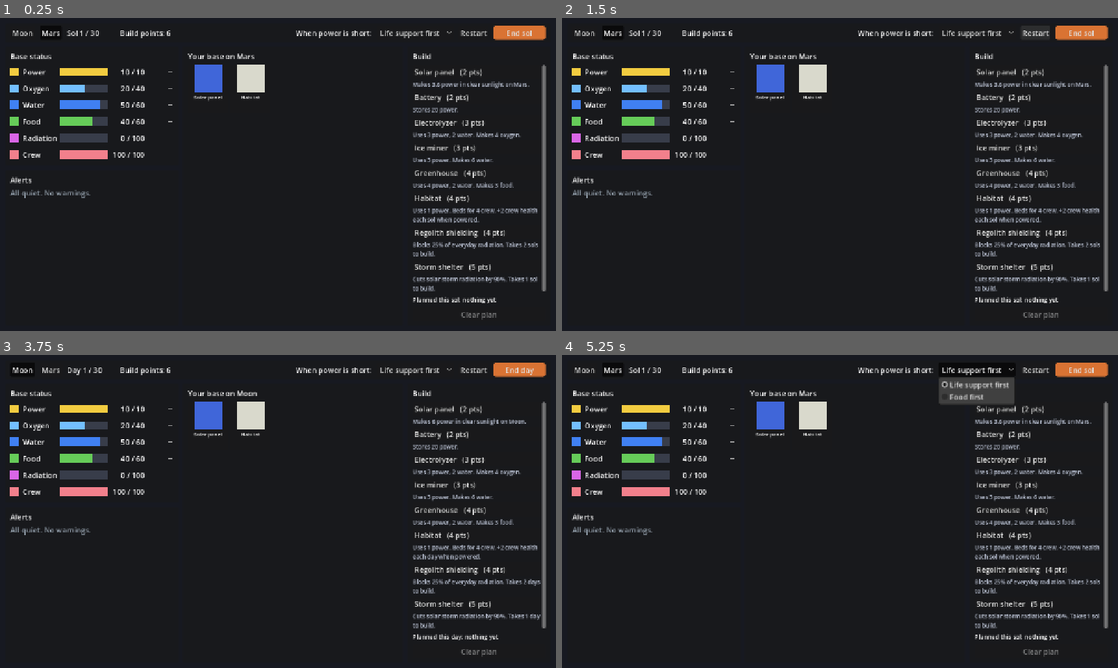
Above: before the commit, frames 1-4 (two rows, left to right).
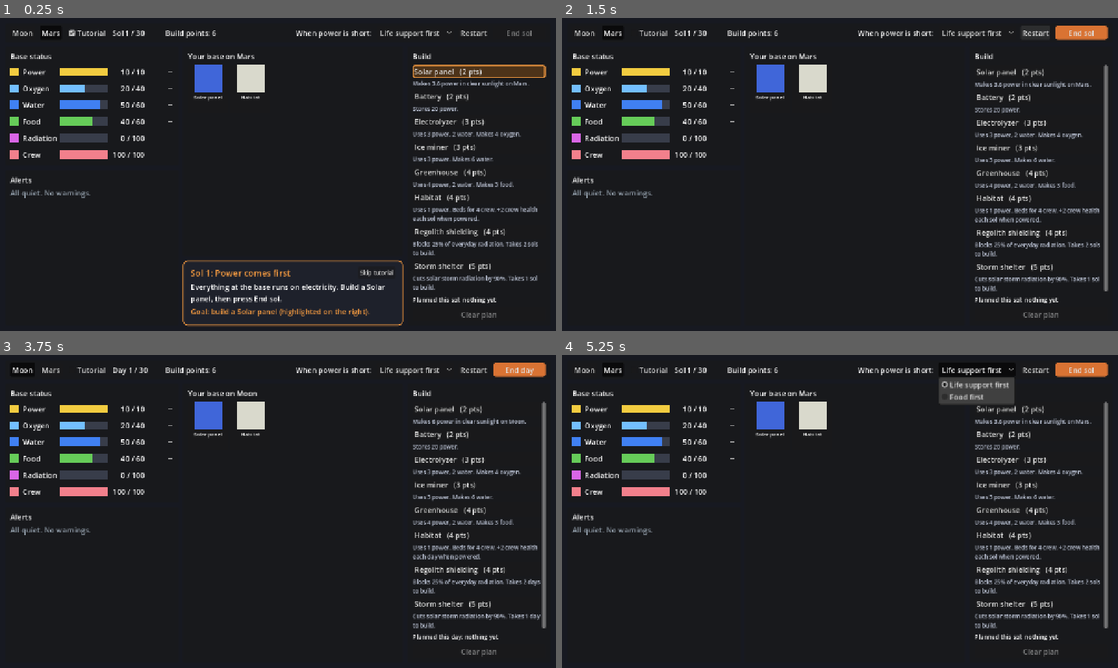
Above: after the commit, the same moments.

Repository: a77chand/apogeic
Game: Godot game, scene res://scenes/main.tscn
The game is run twice, just before and just after one commit, with the same random seed, the same clock (stepped at 60 frames per second) and the same inputs.
Inputs (mouse positions are in pixels of both pictures, inside the frame that each line leads up to):
- Up to frame 1 (0.25 s): no input
- Up to frame 2 (1.5 s): click (650, 33) at 0.5 s, where only the run after the commit has a clickable "Tutorial"; click "Restart" at 1.25 s
- Up to frame 3 (3.75 s): click "Restart" at 2 s; click "Restart" at 2.75 s; click "Moon" at 3.5 s
- Up to frame 4 (5.25 s): click "Mars" at 4.25 s; click "Life support first" at 5 s

The runs differ from the first frame. In frame 1, 6.8% of the frame differs, in the area x 12-99%, y 2-99%; in frame 2, 0.3%; in frame 3, 0.3%; in frame 4, 0.3%.

Commit message:
Stage G: tutorial for sols 1 to 5
tutorial_panel shows each step from tutorial.json, highlights the goal module
in the build menu, and makes End sol wait until the goal is planned (only
while it is affordable, so nobody gets stuck). Sol 4 shows different text if
the player has no shelter. Adds a Tutorial checkbox and a Skip button. The UI
test walks through the whole tutorial and checks the shelter cuts the storm
dose and the report says so.

Diff:
--- a/data/tutorial.json
+++ b/data/tutorial.json
@@ -8,7 +8,7 @@
     {
       "sol": {"value": 1, "source": "placeholder"},
       "title": "Power comes first",
-      "text": "Everything at the base runs on electricity. Build a Solar panel, then press End sol.",
+      "text": "Everything at the base runs on electricity. Build a Solar panel, then press End {day}.",
       "goal_build": "solar_panel"
     },
     {
@@ -20,13 +20,15 @@
     {
       "sol": {"value": 3, "source": "placeholder"},
       "title": "Storm warning!",
-      "text": "The Sun flared. Radiation arrives next sol. Build a Storm shelter now. It takes one sol to finish, so it is ready just in time.",
+      "text": "The Sun flared. Radiation arrives next {day}. Build a Storm shelter now. It takes one {day} to finish, so it is ready just in time.",
       "goal_build": "storm_shelter"
     },
     {
       "sol": {"value": 4, "source": "placeholder"},
       "title": "Into the shelter",
-      "text": "The solar particle event is here. Your crew hides in the shelter and gets only a small dose. Without it they could get sick. End the sol and read the report.",
+      "text": "The solar particle event is here. Your crew hides in the shelter and gets only a small dose. Without it they could get sick. End the {day} and read the report.",
+      "needs_module": "storm_shelter",
+      "text_if_missing": "The solar particle event is here, and there is no storm shelter. End the {day} and read the report to see what radiation does to the crew. Build a shelter before the next one!",
       "goal_build": ""
     },
     {
--- a/scenes/main.tscn
+++ b/scenes/main.tscn
@@ -8,6 +8,7 @@
 [ext_resource type="PackedScene" path="res://scenes/ui/alerts_panel.tscn" id="6_alerts"]
 [ext_resource type="PackedScene" path="res://scenes/ui/report_panel.tscn" id="7_report"]
 [ext_resource type="PackedScene" path="res://scenes/ui/end_screen.tscn" id="8_end"]
+[ext_resource type="PackedScene" path="res://scenes/ui/tutorial_panel.tscn" id="9_tutorial"]
 
 [node name="Main" type="Control"]
 layout_mode = 3
@@ -71,7 +72,17 @@
 [node name="AlertsPanel" parent="Margin/Layout/Body/LeftColumn" instance=ExtResource("6_alerts")]
 layout_mode = 2
 
-[node name="BaseView" parent="Margin/Layout/Body" instance=ExtResource("4_base")]
+[node name="CenterColumn" type="VBoxContainer" parent="Margin/Layout/Body"]
+layout_mode = 2
+size_flags_horizontal = 3
+theme_override_constants/separation = 10
+
+[node name="BaseView" parent="Margin/Layout/Body/CenterColumn" instance=ExtResource("4_base")]
+layout_mode = 2
+size_flags_vertical = 3
+
+[node name="TutorialPanel" parent="Margin/Layout/Body/CenterColumn" instance=ExtResource("9_tutorial")]
+visible = false
 layout_mode = 2
 
 [node name="BuildMenu" parent="Margin/Layout/Body" instance=ExtResource("5_build")]
--- a/scenes/ui/top_bar.tscn
+++ b/scenes/ui/top_bar.tscn
@@ -27,6 +27,12 @@
 tooltip_text = "Play on Mars (starts a new game)"
 toggle_mode = true
 text = "Mars"
+
+[node name="TutorialCheck" type="CheckBox" parent="Margin/HBox"]
+layout_mode = 2
+tooltip_text = "Guided first 5 sols (starts a new game)"
+button_pressed = true
+text = "Tutorial"
 
 [node name="SolLabel" type="Label" parent="Margin/HBox"]
 custom_minimum_size = Vector2(110, 0)
--- /dev/null
+++ b/scenes/ui/tutorial_panel.tscn
@@ -0,0 +1,41 @@
+[gd_scene format=3]
+
+[ext_resource type="Script" path="res://scripts/ui/tutorial_panel.gd" id="1_tut"]
+
+[node name="TutorialPanel" type="PanelContainer"]
+custom_minimum_size = Vector2(0, 150)
+script = ExtResource("1_tut")
+
+[node name="Margin" type="MarginContainer" parent="."]
+layout_mode = 2
+theme_override_constants/margin_left = 16
+theme_override_constants/margin_top = 12
+theme_override_constants/margin_right = 16
+theme_override_constants/margin_bottom = 12
+
+[node name="VBox" type="VBoxContainer" parent="Margin"]
+layout_mode = 2
+theme_override_constants/separation = 6
+
+[node name="Header" type="HBoxContainer" parent="Margin/VBox"]
+layout_mode = 2
+
+[node name="Title" type="Label" parent="Margin/VBox/Header"]
+layout_mode = 2
+size_flags_horizontal = 3
+theme_override_colors/font_color = Color(0.95, 0.6, 0.25, 1)
+theme_override_font_sizes/font_size = 20
+text = "Tutorial"
+
+[node name="SkipButton" type="Button" parent="Margin/VBox/Header"]
+layout_mode = 2
+theme_override_font_sizes/font_size = 13
+text = "Skip tutorial"
+
+[node name="Body" type="Label" parent="Margin/VBox"]
+layout_mode = 2
+autowrap_mode = 3
+
+[node name="Goal" type="Label" parent="Margin/VBox"]
+layout_mode = 2
+autowrap_mode = 3
--- a/scripts/ui/build_menu.gd
+++ b/scripts/ui/build_menu.gd
@@ -40,6 +40,21 @@
 		info.add_theme_font_size_override("font_size", 13)
 		info.modulate = Color(0.75, 0.78, 0.85)
 		list.add_child(info)
+
+
+## Puts an orange frame around one module's button (the tutorial goal). "" clears it.
+func highlight(module_id: String) -> void:
+	for id in buttons:
+		var button: Button = buttons[id]
+		if id == module_id:
+			var frame := StyleBoxFlat.new()
+			frame.bg_color = Color(0.3, 0.2, 0.1)
+			frame.border_color = Color(0.95, 0.6, 0.25)
+			frame.set_border_width_all(3)
+			frame.set_corner_radius_all(4)
+			button.add_theme_stylebox_override("normal", frame)
+		else:
+			button.remove_theme_stylebox_override("normal")
 
 
 func show_state(sim, state: Dictionary, planned: Array) -> void:
--- a/scripts/ui/main.gd
+++ b/scripts/ui/main.gd
@@ -12,6 +12,7 @@
 var state: Dictionary         # the current game state (see outpost_sim.gd new_game)
 var scenario_id := "mars"
 var tutorial_on := true
+var tutorial_skipped := false   # "Skip tutorial" hides the guide for this game
 var planned_builds: Array = []  # modules ordered this sol, sent with End sol
 var chosen_priority := ""
 var last_report: Array = []
@@ -22,7 +23,8 @@
 @onready var alerts_panel = $Margin/Layout/Body/LeftColumn/AlertsPanel
 @onready var report_panel = $ReportPanel
 @onready var end_screen = $EndScreen
-@onready var base_view = $Margin/Layout/Body/BaseView
+@onready var base_view = $Margin/Layout/Body/CenterColumn/BaseView
+@onready var tutorial_panel = $Margin/Layout/Body/CenterColumn/TutorialPanel
 @onready var build_menu = $Margin/Layout/Body/BuildMenu
 @onready var error_label: Label = $ErrorLabel
 
@@ -43,6 +45,8 @@
 	top_bar.priority_selected.connect(_on_priority_selected)
 	top_bar.restart_pressed.connect(start_game)
 	top_bar.end_sol_pressed.connect(end_sol)
+	top_bar.tutorial_toggled.connect(_on_tutorial_toggled)
+	tutorial_panel.skip_requested.connect(_on_tutorial_skipped)
 	build_menu.build_requested.connect(plan_build)
 	build_menu.clear_requested.connect(clear_plan)
 	end_screen.restart_requested.connect(start_game)
@@ -54,6 +58,7 @@
 	sim = OutpostSim.new(data, scenario_id, tutorial_on)
 	state = sim.new_game(randi())  # Godot picks a random seed at startup
 	planned_builds = []
+	tutorial_skipped = false
 	chosen_priority = state.power_priority
 	last_report = []
 	report_panel.hide()
@@ -64,7 +69,7 @@
 
 
 func end_sol() -> void:
-	if state.status != "playing":
+	if state.status != "playing" or tutorial_block() != "":
 		return
 	var finished_sol: int = state.sol
 	var result: Dictionary = sim.tick(state, {"build": planned_builds, "power_priority": chosen_priority})
@@ -81,11 +86,24 @@
 
 ## Redraws every UI piece from the current state.
 func refresh() -> void:
-	top_bar.show_state(state, chosen_priority, points_left())
+	top_bar.show_state(state, chosen_priority, points_left(), tutorial_block())
 	meter_panel.show_state(sim, state)
 	alerts_panel.show_state(sim, state)
 	base_view.show_state(sim, state, planned_builds)
 	build_menu.show_state(sim, state, planned_builds)
+	if tutorial_skipped:
+		tutorial_panel.hide()
+		build_menu.highlight("")
+	else:
+		tutorial_panel.show_state(sim, state, planned_builds)
+		build_menu.highlight(tutorial_panel.goal_module(sim, state))
+
+
+## Why End sol must wait for the tutorial goal, or "" if it may go ahead.
+func tutorial_block() -> String:
+	if tutorial_skipped:
+		return ""
+	return tutorial_panel.blocking_reason(sim, state, planned_builds)
 
 
 ## Adds a module to this sol's plan if the sim says it's allowed.
@@ -114,6 +132,16 @@
 		start_game()
 
 
+func _on_tutorial_toggled(on: bool) -> void:
+	tutorial_on = on
+	start_game()
+
+
+func _on_tutorial_skipped() -> void:
+	tutorial_skipped = true
+	refresh()
+
+
 func _on_priority_selected(priority_id: String) -> void:
 	chosen_priority = priority_id
 	refresh()
--- a/scripts/ui/top_bar.gd
+++ b/scripts/ui/top_bar.gd
@@ -4,11 +4,13 @@
 
 signal mode_selected(scenario_id: String)
 signal priority_selected(priority_id: String)
+signal tutorial_toggled(on: bool)
 signal restart_pressed
 signal end_sol_pressed
 
 @onready var moon_button: Button = $Margin/HBox/MoonButton
 @onready var mars_button: Button = $Margin/HBox/MarsButton
+@onready var tutorial_check: CheckBox = $Margin/HBox/TutorialCheck
 @onready var sol_label: Label = $Margin/HBox/SolLabel
 @onready var points_label: Label = $Margin/HBox/PointsLabel
 @onready var priority_option: OptionButton = $Margin/HBox/PriorityOption
@@ -26,6 +28,7 @@
 	restart_button.pressed.connect(func(): restart_pressed.emit())
 	end_sol_button.pressed.connect(func(): end_sol_pressed.emit())
 	priority_option.item_selected.connect(_on_priority_item_selected)
+	tutorial_check.toggled.connect(func(on): tutorial_toggled.emit(on))
 	# Make End sol stand out: it's the main button of the game.
 	var accent := StyleBoxFlat.new()
 	accent.bg_color = Color(0.85, 0.45, 0.2)
@@ -44,13 +47,16 @@
 		priority_option.set_item_metadata(priority_option.item_count - 1, id)
 
 
-func show_state(state: Dictionary, chosen_priority: String, points_left: int) -> void:
+## `blocked_reason` is non-empty when End sol must wait (the tutorial goal).
+func show_state(state: Dictionary, chosen_priority: String, points_left: int, blocked_reason: String = "") -> void:
 	moon_button.set_pressed_no_signal(state.scenario == "moon")
 	mars_button.set_pressed_no_signal(state.scenario == "mars")
 	sol_label.text = "%s %d / %d" % [state.day_word, state.sol, state.max_sols]
 	points_label.text = "Build points: %d" % points_left
 	end_sol_button.text = "End %s" % str(state.day_word).to_lower()
-	end_sol_button.disabled = state.status != "playing"
+	end_sol_button.disabled = state.status != "playing" or blocked_reason != ""
+	end_sol_button.tooltip_text = blocked_reason
+	tutorial_check.set_pressed_no_signal(state.tutorial)
 	for i in priority_option.item_count:
 		if priority_option.get_item_metadata(i) == chosen_priority:
 			priority_option.select(i)
--- /dev/null
+++ b/scripts/ui/tutorial_panel.gd
@@ -0,0 +1,75 @@
+## The tutorial box for sols 1 to 5. Steps come from data/tutorial.json.
+## It shows what to do, says when the goal is planned, and tells main.gd
+## whether End sol should wait for the goal.
+extends PanelContainer
+
+signal skip_requested
+
+const UiStyle = preload("res://scripts/ui/ui_style.gd")
+const ACCENT := Color(0.95, 0.6, 0.25)
+const DONE_COLOR := Color(0.45, 0.9, 0.5)
+
+@onready var title: Label = $Margin/VBox/Header/Title
+@onready var body: Label = $Margin/VBox/Body
+@onready var goal_label: Label = $Margin/VBox/Goal
+@onready var skip_button: Button = $Margin/VBox/Header/SkipButton
+
+
+func _ready() -> void:
+	add_theme_stylebox_override("panel", UiStyle.solid_panel(ACCENT))
+	skip_button.pressed.connect(func(): skip_requested.emit())
+	hide()
+
+
+## The tutorial step for the current sol, or {} if there is none.
+func current_step(sim, state: Dictionary) -> Dictionary:
+	if not state.tutorial or sim.tutorial.is_empty():
+		return {}
+	for step in sim.tutorial.steps:
+		if int(step.sol) == state.sol:
+			return step
+	return {}
+
+
+## Module id the player should build this sol, or "".
+func goal_module(sim, state: Dictionary) -> String:
+	return str(current_step(sim, state).get("goal_build", ""))
+
+
+## A reason End sol should wait, or "" if the player may end the sol.
+## We only wait while the goal can still be afforded, so nobody gets stuck.
+func blocking_reason(sim, state: Dictionary, planned: Array) -> String:
+	var goal := goal_module(sim, state)
+	if goal == "" or planned.has(goal) or state.status != "playing":
+		return ""
+	if sim.can_build(state, goal, planned) != "":
+		return ""
+	return "Tutorial: build a %s first" % sim.module_name(goal)
+
+
+func show_state(sim, state: Dictionary, planned: Array) -> void:
+	var step := current_step(sim, state)
+	if step.is_empty():
+		hide()
+		return
+	var day := str(state.day_word).to_lower()
+	title.text = "%s %d: %s" % [state.day_word, state.sol, step.title]
+	var text: String = step.text
+	# Some steps change their message if the player skipped an earlier goal.
+	var needs := str(step.get("needs_module", ""))
+	if needs != "" and state.modules[needs] == 0:
+		text = step.text_if_missing
+	body.text = text.replace("{day}", day)
+
+	var goal := str(step.get("goal_build", ""))
+	if goal == "":
+		goal_label.hide()
+	else:
+		goal_label.show()
+		if planned.has(goal):
+			goal_label.text = "Done! %s planned. Now press End %s." % [sim.module_name(goal), day]
+			goal_label.add_theme_color_override("font_color", DONE_COLOR)
+		else:
+			goal_label.text = "Goal: build a %s (highlighted on the right)." % sim.module_name(goal)
+			goal_label.add_theme_color_override("font_color", ACCENT)
+	show()
--- a/tests/test_ui.gd
+++ b/tests/test_ui.gd
@@ -15,6 +15,12 @@
 	var main = load("res://scenes/main.tscn").instantiate()
 	root.add_child(main)
 	await process_frame
+	await tutorial_walkthrough(main)
+
+	# The rest of the checks play without the tutorial.
+	main.top_bar.tutorial_check.button_pressed = false
+	await process_frame
+	check(not main.state.tutorial and not main.tutorial_panel.visible, "Tutorial checkbox off starts a game without the guide")
 
 	check(main.state.sol == 1, "game starts on sol 1")
 	check(main.top_bar.sol_label.text == "Sol 1 / 30", "sol label reads 'Sol 1 / 30' (got '%s')" % main.top_bar.sol_label.text)
@@ -30,11 +36,6 @@
 	check(main.report_panel.visible, "report pops up after End sol")
 	check(main.report_panel.title.text == "Sol 2 report", "report is about the sol that just ended (got '%s')" % main.report_panel.title.text)
 	check(main.report_panel.details_list.get_child_count() > 0, "report has detail lines")
-	# The tutorial storm arrives on sol 4, so on sol 3 the alerts must warn about it.
-	var alert_texts := []
-	for label in main.alerts_panel.list.get_children():
-		alert_texts.append(label.text)
-	check(alert_texts.has("Next sol: Solar particle event"), "alerts warn one sol ahead (got %s)" % str(alert_texts))
 	main.report_panel.continue_button.pressed.emit()
 	check(not main.report_panel.visible, "Continue closes the report")
 	check(water_bar.delta_label.text != "", "water bar shows a change after a sol")
@@ -114,6 +115,53 @@
 	finish()
 
 
+## Plays sols 1-5 the way the tutorial asks and checks the shelter saves the crew.
+func tutorial_walkthrough(main) -> void:
+	check(main.state.sol == 1 and main.tutorial_panel.visible, "tutorial panel shows on sol 1")
+	check(main.tutorial_panel.goal_module(main.sim, main.state) == "solar_panel", "sol 1 goal is a solar panel")
+	check(main.top_bar.end_sol_button.disabled, "End sol waits for the tutorial goal")
+	main.end_sol()
+	check(main.state.sol == 1, "end_sol() does nothing while the goal is missing")
+	var expected := {1: "solar_panel", 2: "electrolyzer", 3: "storm_shelter"}
+	for sol in [1, 2, 3]:
+		var goal: String = expected[sol]
+		if sol == 3:
+			# The tutorial storm arrives on sol 4, so on sol 3 the alerts must warn about it.
+			var alert_texts := []
+			for label in main.alerts_panel.list.get_children():
+				alert_texts.append(label.text)
+			check(alert_texts.has("Next sol: Solar particle event"), "alerts warn one sol ahead (got %s)" % str(alert_texts))
+		check(main.tutorial_panel.goal_module(main.sim, main.state) == goal, "sol %d goal is %s" % [sol, goal])
+		main.build_menu.buttons[goal].pressed.emit()
+		check(not main.top_bar.end_sol_button.disabled, "End sol unlocks once %s is planned" % goal)
+		check(main.tutorial_panel.goal_label.text.begins_with("Done!"), "goal shows as done")
+		main.top_bar.end_sol_button.pressed.emit()
+		main.report_panel.continue_button.pressed.emit()
+	check(main.state.sol == 4 and main.state.modules.storm_shelter == 1, "shelter is finished by sol 4")
+	var alerts := []
+	for label in main.alerts_panel.list.get_children():
+		alerts.append(label.text)
+	check(alerts.has("Now: Solar particle event (1 sol left)"), "storm is active on sol 4 (alerts: %s)" % str(alerts))
+	check(main.tutorial_panel.body.text.contains("hides in the shelter"), "sol 4 text praises the shelter")
+	main.top_bar.end_sol_button.pressed.emit()
+	var dose: float = main.state.history[-1].storm_dose
+	check(dose > 0.0 and dose < 10.0, "shelter cut the storm dose to %s" % dose)
+	var saw_shelter_line := false
+	for line in main.last_report:
+		if line.text.begins_with("The crew hid in the storm shelter"):
+			saw_shelter_line = true
+	check(saw_shelter_line, "report says the shelter saved the crew")
+	main.report_panel.continue_button.pressed.emit()
+	check(main.state.sol == 5 and main.tutorial_panel.visible, "sol 5 free-play intro shows")
+	main.top_bar.end_sol_button.pressed.emit()
+	check(main.state.sol == 6 and not main.tutorial_panel.visible, "tutorial ends after sol 5")
+
+	# Skipping hides the guide and unlocks End sol straight away.
+	main.start_game()
+	main.tutorial_panel.skip_button.pressed.emit()
+	check(not main.tutorial_panel.visible and not main.top_bar.end_sol_button.disabled, "Skip tutorial hides it and unlocks End sol")
+
+
 func check(ok: bool, message: String) -> void:
 	print(("PASS " if ok else "FAIL ") + message)
 	if not ok:
Not shown, added: scripts/ui/tutorial_panel.gd.uid
Not shown, changed: docs/DATA_SCHEMA.md
Not shown, changed: docs/PREPARED_IN_ADVANCE.md
